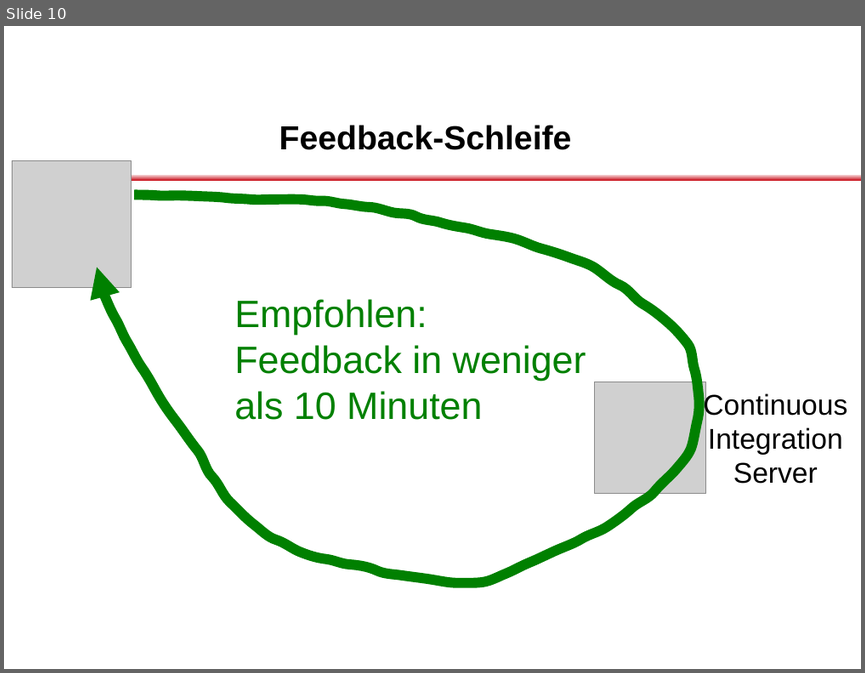
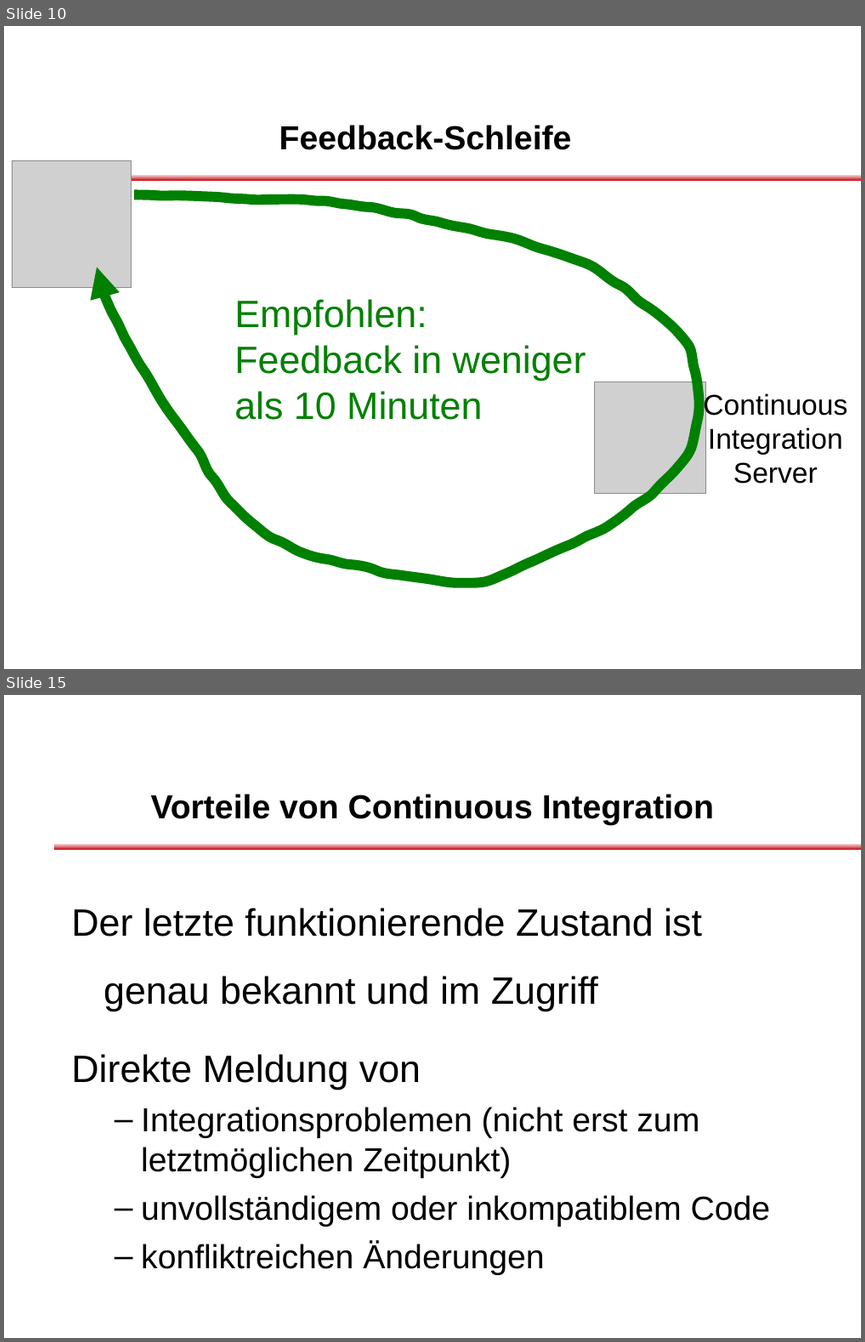
Before and after one commit to dlindner/vorlesung-se2-dhbw, a slide deck: added_2012/Continuous Integration.odp. Shown one above the other, each under a label of ours: slide 10 before the commit, slides 10 and 15 after it; the slides between them are not shown. The pictures are 865x673 and 865x1342 pixels, drawn with LibreOffice and Linux fonts; fonts in the diff are those of the drawing; grey boxes stand for pictures; background and template pictures are left out. Boxes give left, top, right and bottom in pixels: in the first picture for what was removed or moved away, otherwise in the second. Text is boxed around its words. In the diff, an @@ line names an element or a change of style, - is before the commit and + after.

Commit message:
Vorlesungseinheit für Continuous Integration als Release Candidate

```diff
--- a/added_2012/Continuous Integration.odp
+++ b/added_2012/Continuous Integration.odp
@@ slide 15 added at [4,695,861,1338], background #FFFFFF; not listed: 2 template elements that a slide beside it also shows @@
@@ title added at [151,794,714,825], 28 pt, text #000000, bold @@
+Vorteile von Continuous Integration
@@ text added at [71,907,771,1275], 28 pt, text #000000 @@
+Der letzte funktionierende Zustand ist
+genau bekannt und im Zugriff
+Direkte Meldung von
+  – Integrationsproblemen (nicht erst zum letztmöglichen Zeitpunkt)
+  – unvollständigem oder inkompatiblem Code
+  – konfliktreichen Änderungen
```
Also in this commit, not shown: 2 slides changed, 8 other slides added, 8 slides removed.
